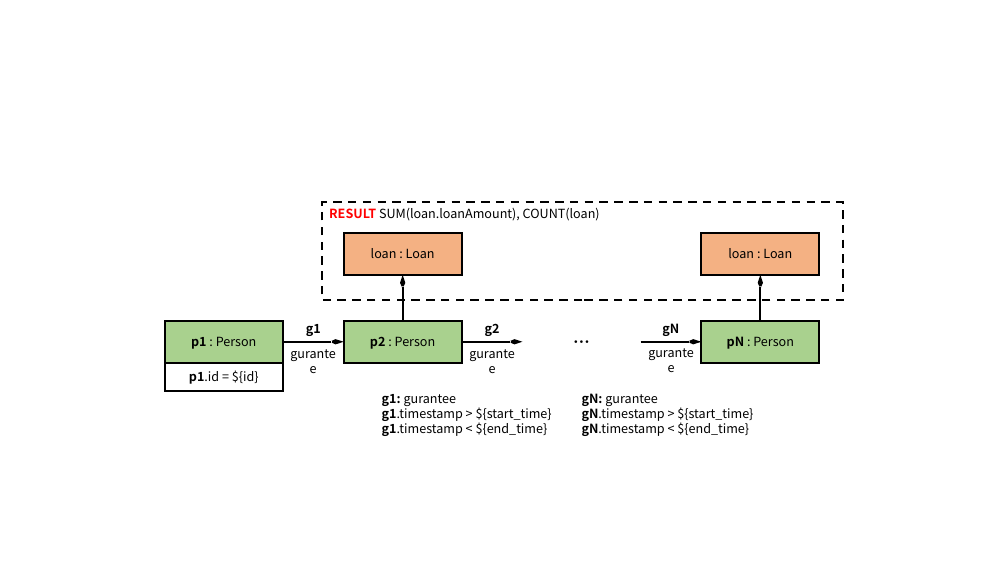
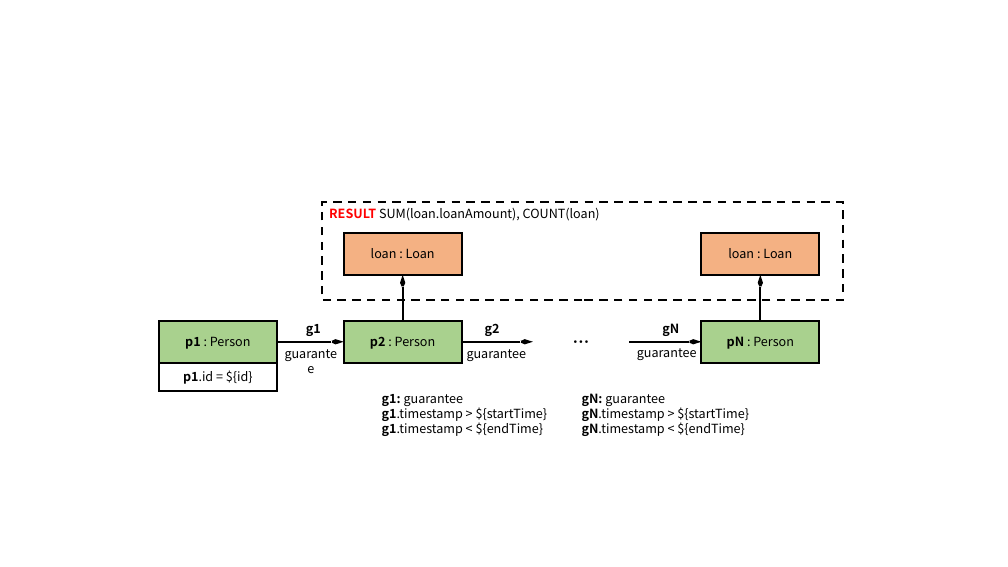
Before and after one commit to ldbc/ldbc_finbench_docs, a slide deck: slide 12 of patterns/transaction-complex-read.pptx. Drawn at 1008x567 pixels with LibreOffice and Linux fonts; fonts in the diff are those of the drawing. Boxes give left, top, right and bottom in pixels: in the first picture for what was removed or moved away, otherwise in the second. Text is boxed around its words. In the diff, an @@ line names an element or a change of style, - is before the commit and + after.

Commit message:
fix gurantee typo error and accounts type error in diagrams

```diff
--- a/patterns/transaction-complex-read.pptx
+++ b/patterns/transaction-complex-read.pptx
@@ rectangle "p1 : Person": place and size @@
-rectangle "p1 : Person" at (165,321,283,362)
+rectangle "p1 : Person" at (159,321,277,362)
@@ text "…" rewrapped from (523,321,640,362) to (533,321,630,362) @@
@@ text at (274,342,348,364): text changed @@
-gurantee
+guarantee
@@ arrow moved from (283, 342) - (344, 342) to (277, 342) - (344, 342) @@
@@ arrow moved from (462, 342) - (523, 342) to (462, 342) - (533, 342) @@
@@ text at (467,344,527,361): text changed @@
-gurantee
+guarantee
@@ arrow moved from (640, 342) - (702, 342) to (629, 342) - (702, 342) @@
@@ text at (637,344,697,360): text changed @@
-gurantee
+guarantee
@@ rectangle "p1.id = ${id}": place and size @@
-rectangle "p1.id = ${id}" at (165,363,283,391)
+rectangle "p1.id = ${id}" at (159,363,277,391)
@@ text at (382,393,749,436): text changed @@
-g1: gurantee
-g1.timestamp > ${start_time}
-g1.timestamp < ${end_time}
-gN: gurantee
-gN.timestamp > ${start_time}
-gN.timestamp < ${end_time}
+g1: guarantee
+g1.timestamp > ${startTime}
+g1.timestamp < ${endTime}
+gN: guarantee
+gN.timestamp > ${startTime}
+gN.timestamp < ${endTime}
```
Also in this commit, not shown: 12 other slides changed, 3 other files.
